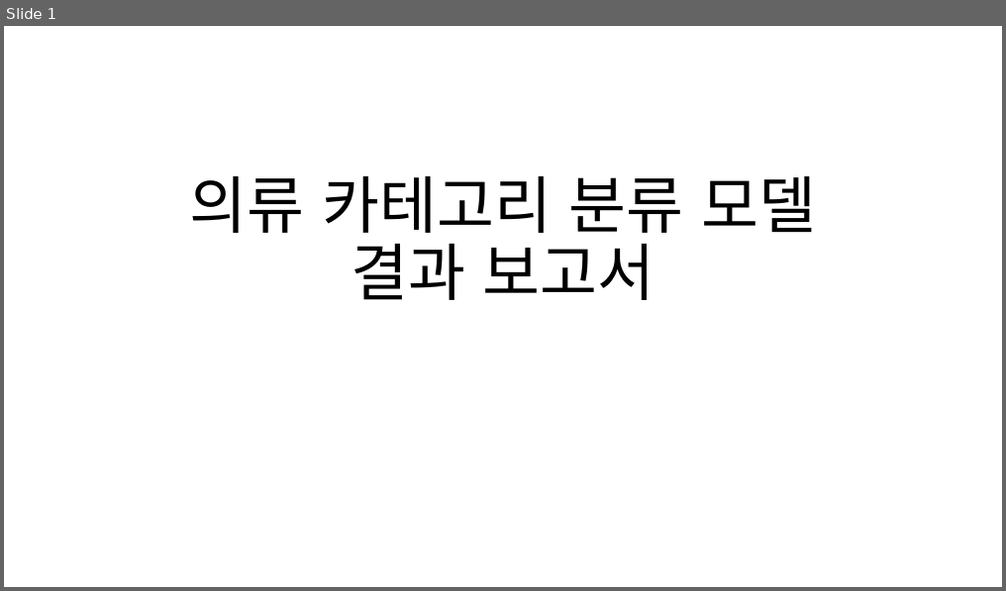
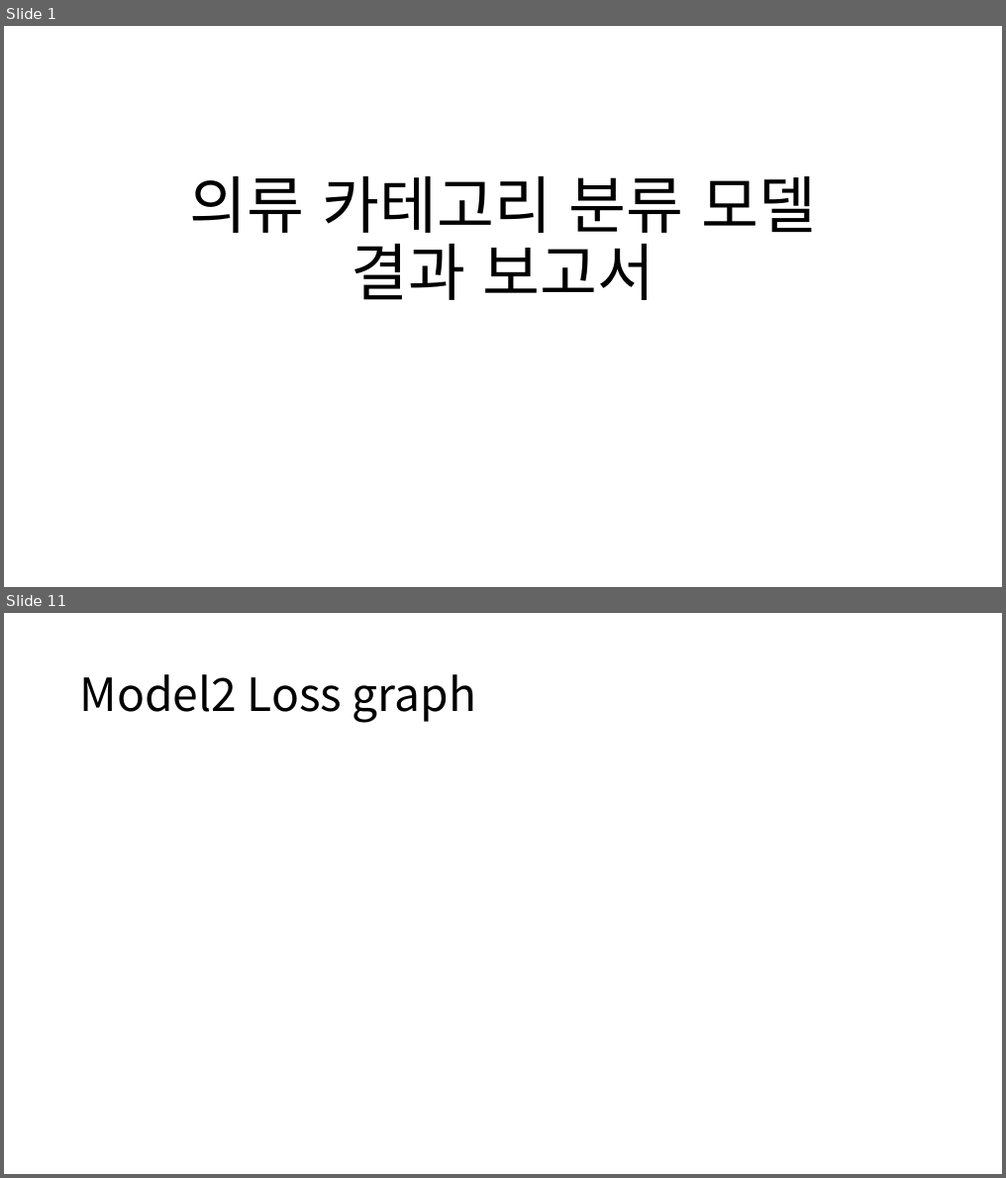
Before and after one commit to Playdata-G-DA35/DA35-final-team2-Item_Classification_RPA, a slide deck: documents/의류 카테고리 분류 모델 결과 보고서.pptx. Shown one above the other, each under a label of ours: slide 1 before the commit, slides 1 and 11 after it; the slides between them are not shown. The pictures are 1006x591 and 1006x1178 pixels, drawn with LibreOffice and Linux fonts; fonts in the diff are those of the drawing. Boxes give left, top, right and bottom in pixels: in the first picture for what was removed or moved away, otherwise in the second. Text is boxed around its words. In the diff, an @@ line names an element or a change of style, - is before the commit and + after.

```diff
--- a/documents/의류 카테고리 분류 모델 결과 보고서.pptx
+++ b/documents/의류 카테고리 분류 모델 결과 보고서.pptx
@@ slide 11 added at box(4, 613, 1002, 1174), background #FFFFFF @@
@@ title added at box(80, 674, 476, 723), 44 pt, text #000000 @@
+Model2 Loss graph
```
Also in this commit, not shown: 2 slides changed, 15 other slides added, 46 other files.
